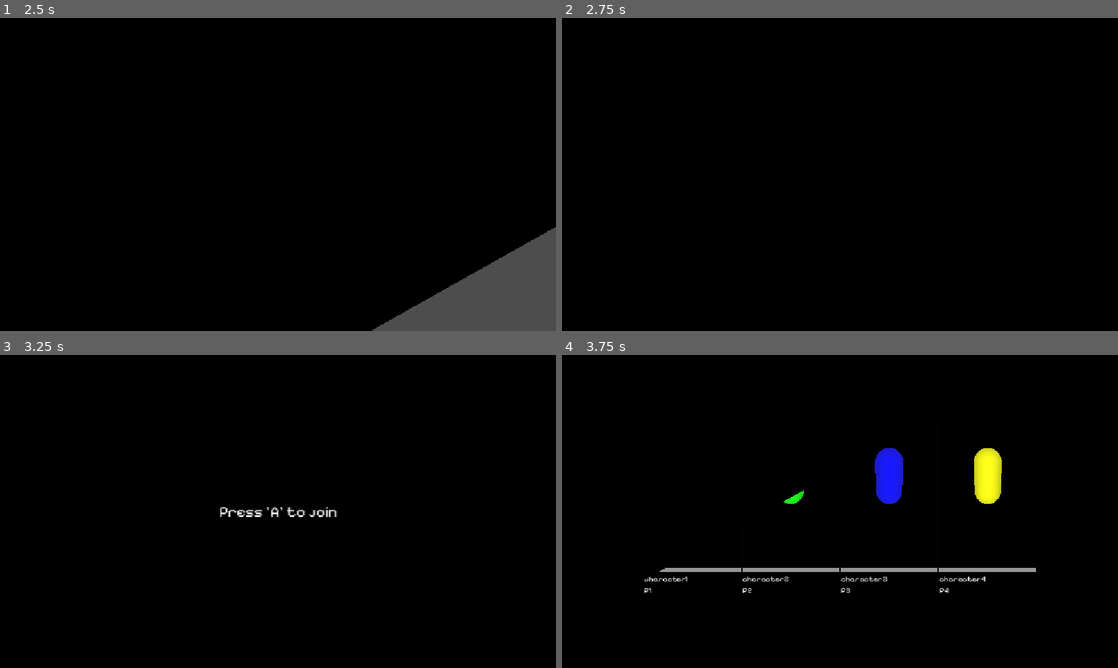
Above: before the commit, frames 1-4 (two rows, left to right).
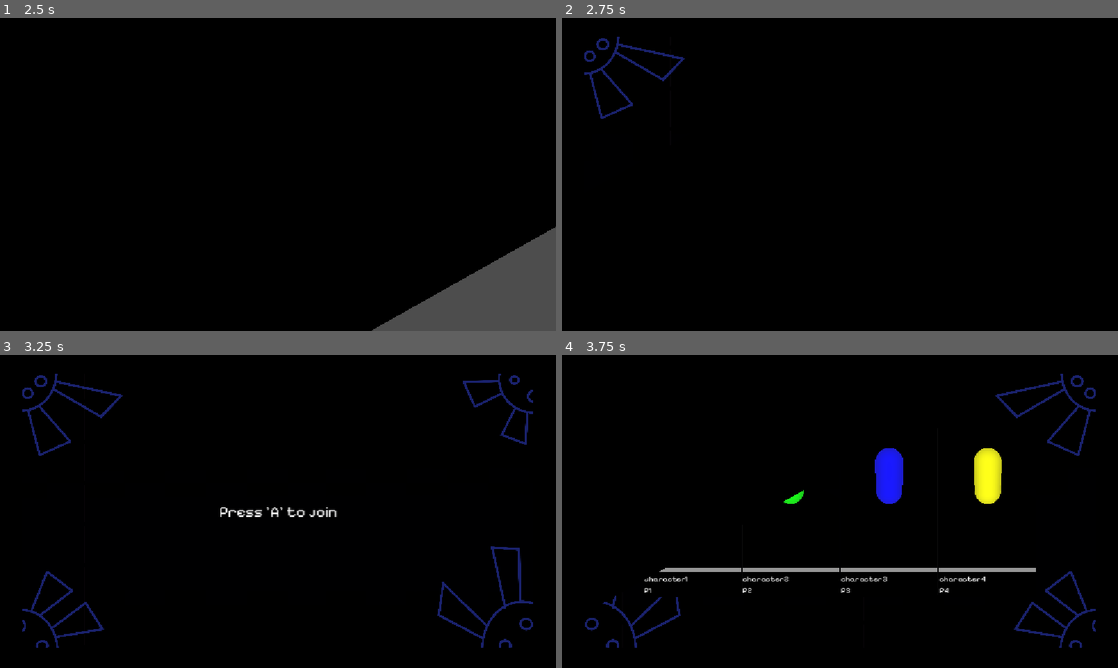
Above: after the commit, the same moments.

Repository: JZxAkuma/Game-Prototype-3
Game: Godot game, scene res://DO NOT TOUCH/Scene/main.tscn
Same seed, same stepped clock (60 frames per second), same inputs: the game is played once before the commit and once after it.
Inputs:
- Up to frame 1 (2.5 s): tap Enter at 0.5 s; hold D (right) 0.53-1.28 s; hold J (a) 0.53-1.28 s; tap K (b) at 0.8, 1.35 s; hold S (down) 1.28-2 s; tap O (lb) at 1.55 s; click "Start" at 2 s
- Up to frame 2 (2.75 s): no input
- Up to frame 3 (3.25 s): tap A (left) at 2.75 s; hold D (right) from 2.78 s (still down); tap O (lb) at 2.85 s; tap U (x) at 3.05 s
- Up to frame 4 (3.75 s): tap A (left) at 3.5 s; release D (right) at 3.53 s; hold W (up) from 3.53 s (still down); tap U (x) at 3.6 s

Frame 1 is identical in both runs. In frame 2, 0.5% of the frame differs, in the area x 4-23%, y 6-33%; in frame 3, 2.0%, in the area x 4-96%, y 6-94%; in frame 4, 1.3%.

Commit message:
That's UI customization
Added border (animated with script) to the start screen

Diff:
--- a/DO NOT TOUCH/Scene/lobby.tscn
+++ b/DO NOT TOUCH/Scene/lobby.tscn
@@ -7,14 +7,25 @@
 [ext_resource type="Resource" uid="uid://embd41dfxtg2" path="res://DO NOT TOUCH/Resources/character2.tres" id="5_073hx"]
 [ext_resource type="Resource" uid="uid://vuxxvlh7frr2" path="res://DO NOT TOUCH/Resources/character3.tres" id="6_pw40n"]
 [ext_resource type="Resource" uid="uid://blbq6tper0v40" path="res://DO NOT TOUCH/Resources/character4.tres" id="7_nvl8b"]
+[ext_resource type="Shader" uid="uid://dkprk71000dq" path="res://DO NOT TOUCH/shader/2dAlphaScroller.gdshader" id="8_nvl8b"]
 [ext_resource type="FontFile" uid="uid://dw82nojk1o74s" path="res://DO NOT TOUCH/2D/UI Assets/PixelifySans-VariableFont_wght.ttf" id="8_o3tnd"]
 [ext_resource type="Shader" uid="uid://dberejqb5uhhs" path="res://DO NOT TOUCH/shader/2dCanvasItemScroller.gdshader" id="8_pw40n"]
 [ext_resource type="Texture2D" uid="uid://5biy7d7yi7c1" path="res://DO NOT TOUCH/2D/UI Assets/BackdropPurple.png" id="9_nvl8b"]
+[ext_resource type="Texture2D" uid="uid://diaixtt72bqo7" path="res://DO NOT TOUCH/2D/UI Assets/CheckerScroller.png" id="9_vd01d"]
+[ext_resource type="Texture2D" uid="uid://clboy1qbctgdf" path="res://DO NOT TOUCH/2D/UI Assets/Border.png" id="12_n85kb"]
+[ext_resource type="Script" uid="uid://c80td2maqeqra" path="res://DO NOT TOUCH/Script/texture_rect_flipper.gd" id="13_r3d4i"]
 
 [sub_resource type="ShaderMaterial" id="ShaderMaterial_vd01d"]
 shader = ExtResource("8_pw40n")
 shader_parameter/scroll_speed = Vector2(0, 0.5)
 shader_parameter/scroll_texture = ExtResource("9_nvl8b")
+
+[sub_resource type="ShaderMaterial" id="ShaderMaterial_1w13i"]
+shader = ExtResource("8_nvl8b")
+shader_parameter/scroll_texture = ExtResource("9_vd01d")
+shader_parameter/scroll_speed = Vector2(0.2, 0.1)
+shader_parameter/opacity = 0.2000000095
+shader_parameter/tint = Color(0.6205557, 0.45692313, 0.61961937, 1)
 
 [node name="Lobby" type="Node3D" unique_id=1832407849]
 script = ExtResource("1_mnsp2")
@@ -32,7 +43,7 @@
 grow_vertical = 2
 mouse_filter = 1
 
-[node name="TextureRect" type="TextureRect" parent="CanvasLayer/Control" unique_id=536095642]
+[node name="ColorChanger" type="TextureRect" parent="CanvasLayer/Control" unique_id=536095642]
 material = SubResource("ShaderMaterial_vd01d")
 layout_mode = 1
 anchors_preset = 15
@@ -41,6 +52,25 @@
 grow_horizontal = 2
 grow_vertical = 2
 texture = ExtResource("9_nvl8b")
+
+[node name="ScrollingCheckers" type="TextureRect" parent="CanvasLayer/Control" unique_id=213737063]
+material = SubResource("ShaderMaterial_1w13i")
+layout_mode = 0
+offset_right = 1151.0
+offset_bottom = 1000.0
+texture = ExtResource("9_vd01d")
+stretch_mode = 1
+
+[node name="TextureRect3" type="TextureRect" parent="CanvasLayer/Control" unique_id=564833393]
+layout_mode = 1
+anchors_preset = 15
+anchor_right = 1.0
+anchor_bottom = 1.0
+grow_horizontal = 2
+grow_vertical = 2
+texture = ExtResource("12_n85kb")
+expand_mode = 1
+script = ExtResource("13_r3d4i")
 
 [node name="cards_box" type="HBoxContainer" parent="CanvasLayer/Control" unique_id=229813048]
 layout_mode = 1
--- /dev/null
+++ b/DO NOT TOUCH/Script/texture_rect_flipper.gd
@@ -0,0 +1,8 @@
+extends TextureRect
+
+@export var flip_interval: float = 1.0
+
+func _ready() -> void:
+	while true:
+		await get_tree().create_timer(flip_interval).timeout
+		flip_h = !flip_h
--- /dev/null
+++ b/DO NOT TOUCH/shader/2dAlphaScroller.gdshader
@@ -0,0 +1,15 @@
+shader_type canvas_item;
+render_mode unshaded, blend_mix;
+
+uniform sampler2D scroll_texture : source_color;
+uniform vec2 scroll_speed = vec2(0.05, 0.05);
+uniform float opacity : hint_range(0.0, 1.0) = 1.0;
+uniform vec4 tint : source_color = vec4(1.0, 1.0, 1.0, 1.0);
+
+void fragment() {
+    vec2 uv = fract(UV + scroll_speed * TIME);
+    vec4 tex_color = texture(scroll_texture, uv);
+
+    COLOR = tex_color * tint;
+    COLOR.a *= opacity;
+}
Binary file added: DO NOT TOUCH/2D/UI Assets/Border.png
Not shown, added: DO NOT TOUCH/2D/UI Assets/Border.png.import
Not shown, added: DO NOT TOUCH/Script/texture_rect_flipper.gd.uid
Not shown, added: DO NOT TOUCH/shader/2dAlphaScroller.gdshader.uid
